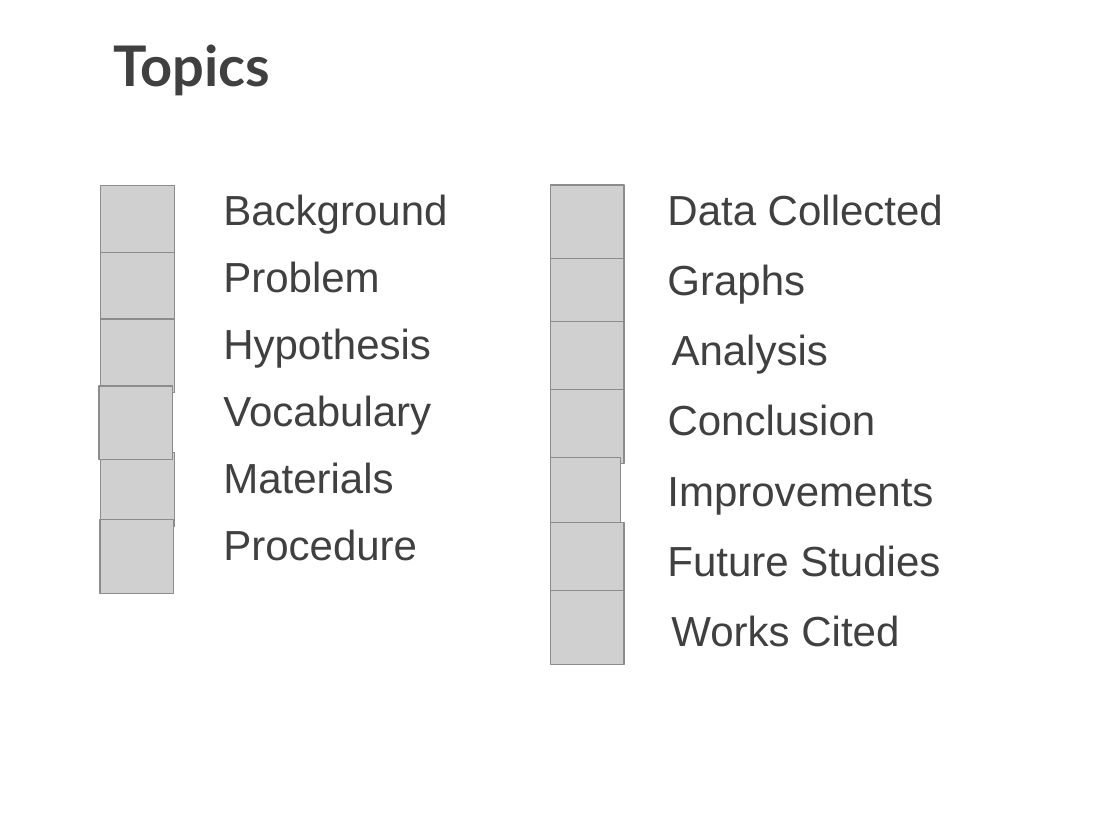
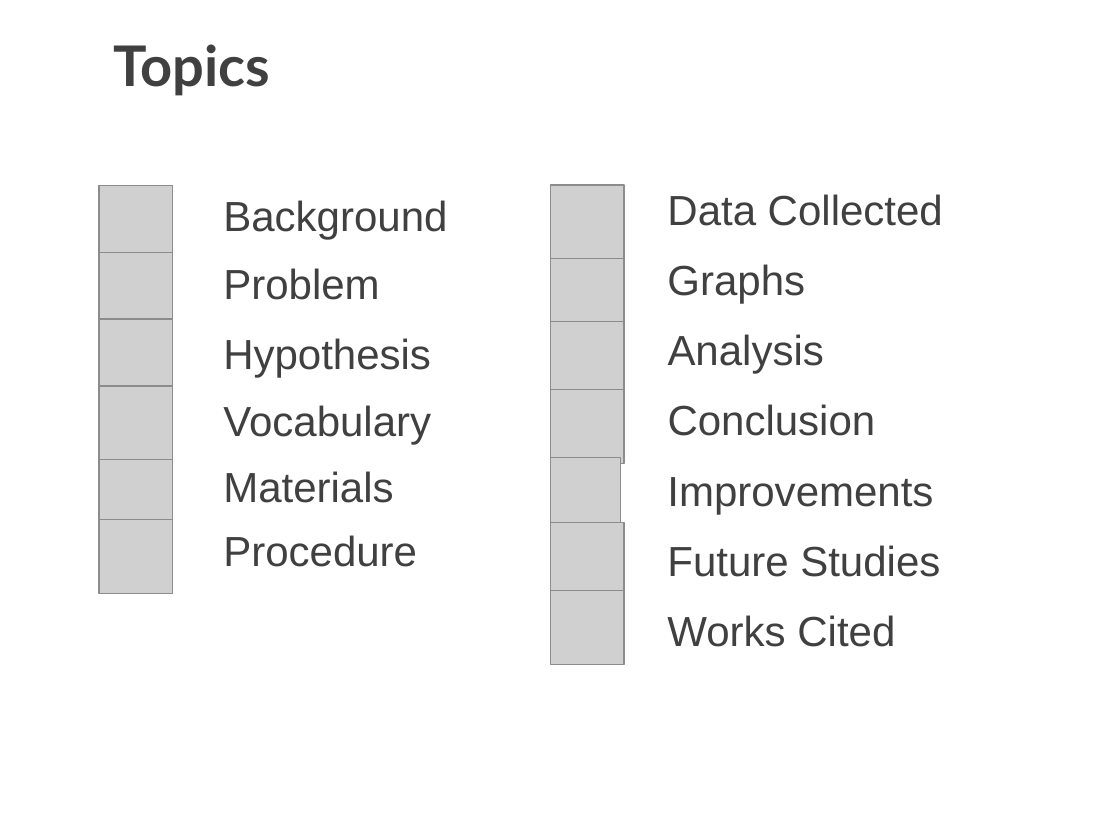
Before and after one commit to josh-dcosta/pjas-thyroid, a slide deck: slide 2 of presentation/Thyroid_Cancer_Recurrence_Presentation_v4.pptx. Drawn at 1120x840 pixels with LibreOffice and Linux fonts; fonts in the diff are those of the drawing; grey boxes stand for pictures. Boxes give left, top, right and bottom in pixels: in the first picture for what was removed or moved away, otherwise in the second. Text is boxed around its words. In the diff, an @@ line names an element or a change of style, - is before the commit and + after.

Commit message:
updated

```diff
--- a/presentation/Thyroid_Cancer_Recurrence_Presentation_v4.pptx
+++ b/presentation/Thyroid_Cancer_Recurrence_Presentation_v4.pptx
@@ 3 texts: place and size @@
-3 texts at [223,194,447,561]
+3 texts at [223,200,447,567]
@@ text "Analysis": place and size @@
-text "Analysis" at [672,334,828,374]
+text "Analysis" at [668,334,824,374]
@@ 3 texts: place and size @@
-3 texts at [223,328,431,494]
+3 texts at [223,338,431,503]
@@ text "Works Cited": place and size @@
-text "Works Cited" at [671,615,899,647]
+text "Works Cited" at [667,615,895,647]
```
